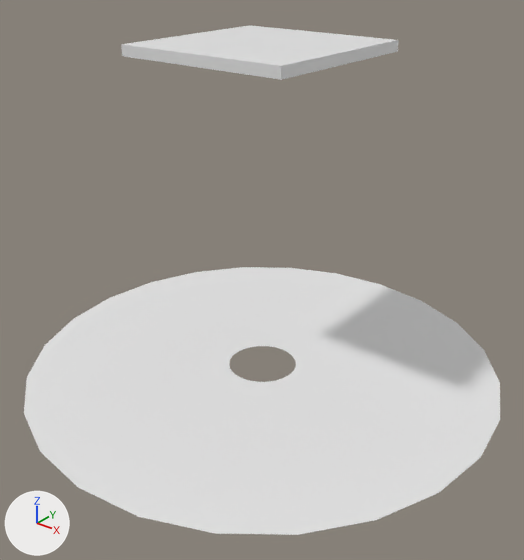
One commit to the OBJ model models/areas/crock/ceiling_-2_-1.obj: the scene before it, then after it.
The view is the same before and after, from a 50 mm camera at (-2.2, -11.0, 12.1) aimed at (-18.4, 9.2, -0.5). Arrows for +X, +Y and +Z are at lower left; the lights stay in place. The first picture is the older version. Where no turn or scale is listed for an object, it has been applied to the vertices. Vertices at exactly the same position are counted once.

In view in the first picture: 'ceiling_-2_-1'.
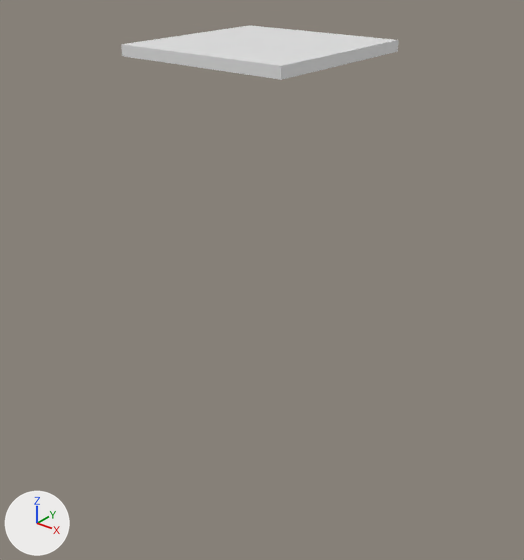
Where the change shows, as pixel boxes [x1, y1, x2, y2] in the pictures (524 x 560 px):
'ceiling_-2_-1', reshaped (42% narrower, 89% shorter)
    before: [24, 25, 500, 535]
    after: [121, 25, 399, 80]
part 1 of me_ceiling__2__1, deleted
    before: [24, 267, 500, 535]

Patch to the scene script:
```diff
--- a/models/areas/crock/ceiling_-2_-1.obj.py
+++ b/models/areas/crock/ceiling_-2_-1.obj.py
@@ me_ceiling__2__1 @@
 # used by ob_ceiling__2__1; location = (0.0, 0.0, 0.0)
-me_ceiling__2__1.from_pydata(...)  # 56 vertices, 60 faces; spans x -29.0..-9.0, y 0.0..20.0, z -5.0..8.4
+me_ceiling__2__1.from_pydata(...)  # 8 vertices, 12 faces; spans x -22.5..-15.5, y 6.5..13.5, z 8.0..8.4
+# me_ceiling__2__1 part 1: the loose piece of 48 vertices spanning x -29.0..-9.0, y 0.0..20.0, z -5.0 is deleted
```
